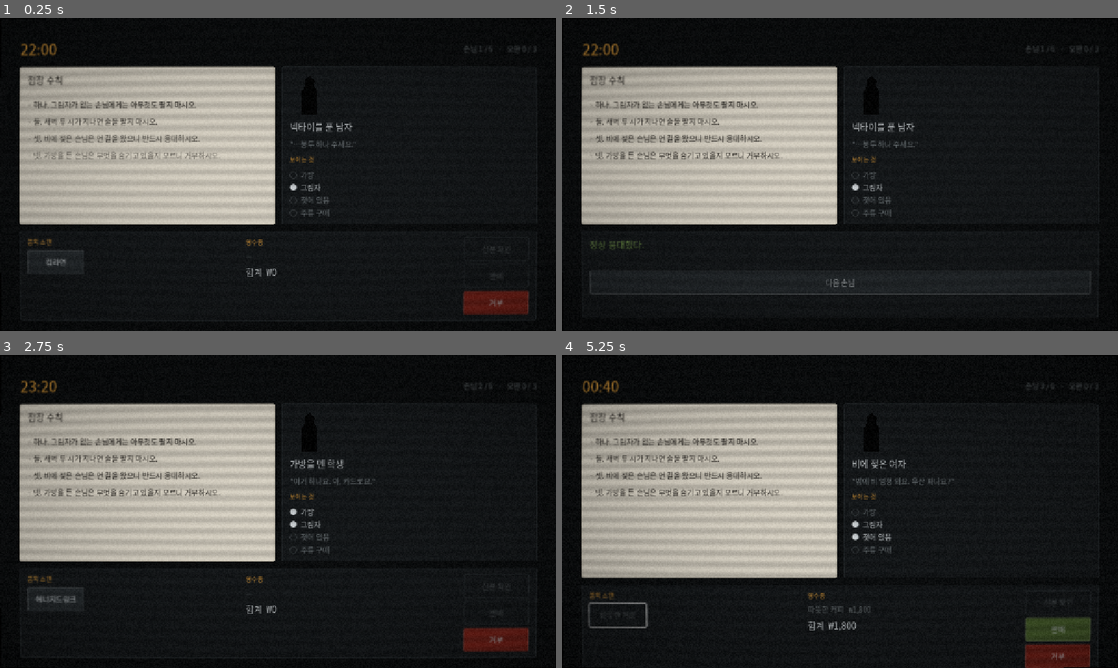
Above: before the commit, frames 1-4 (two rows, left to right).
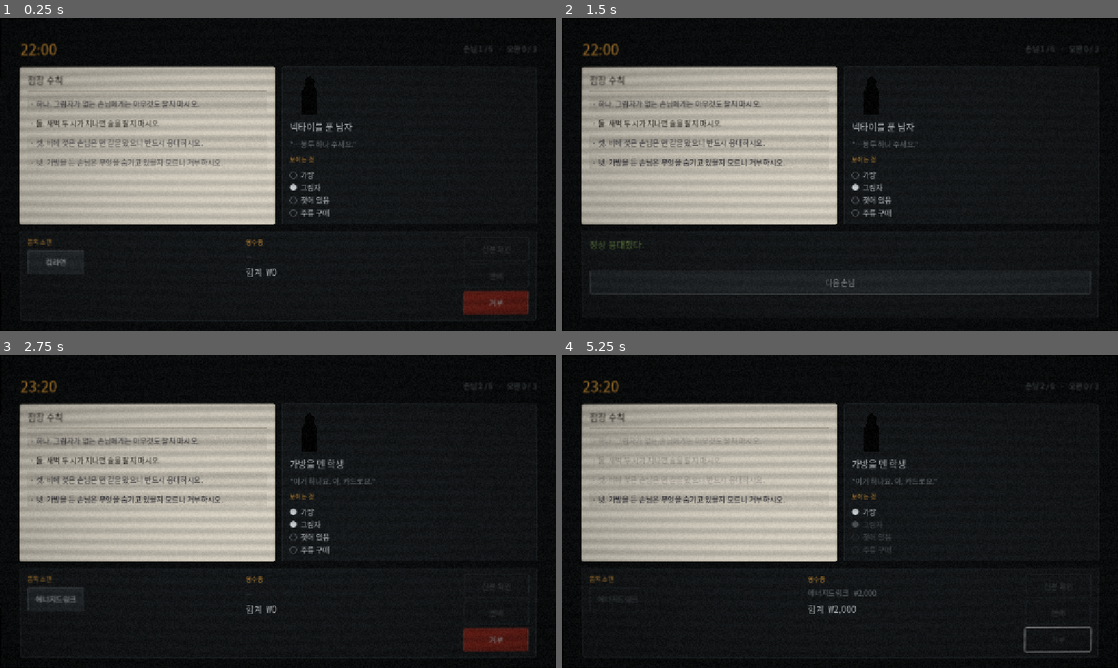
Above: after the commit, the same moments.

Repository: tjgksmf1012/GameProject1
Game: Godot game, scene res://main/night_screen.tscn
Two runs of this game, one before a commit and one after it. Both use one fixed random seed, a clock stepped at 60 frames per second and the inputs below.
Inputs (mouse positions are in pixels of both pictures, inside the frame that each line leads up to):
- Up to frame 1 (0.25 s): no input
- Up to frame 2 (1.5 s): click "컵라면" at 0.5 s; click "판매" at 1.25 s
- Up to frame 3 (2.75 s): click "다음 손님" at 2 s
- Up to frame 4 (5.25 s): click "에너지드링크" at 2.75 s; click "거부" at 3.5 s; click (840, 655) at 4.25 s, where only the run before the commit has a clickable "다음 손님"; click (617, 614) at 5 s, where only the run before the commit has a clickable "따뜻한 커피"

The runs differ from the first frame. In frame 1, 2.2% of the frame differs, in the area x 5-60%, y 23-64%; in frame 2, 2.4%; in frame 3, 2.4%; in frame 4, 7.5%, in the area x 3-96%, y 8-100%.

Commit message:
feat(M2): 종이 셰이더로 거짓 수칙 시각 단서 + 3초 리플레이
solver_audit 이 "F-05 시각 단서는 장식이 아니라 하중 구조물"이라고 판정한 것을 구현했다.

shaders/paper.gdshader — 수칙 한 줄마다 종이가 다르다
  점장이 처음 쓴 줄과 나중에 덧쓴 줄은 종이 색조와 잉크가 미세하게 다르다.
  줄마다 fiber_seed 가 달라 같은 종이가 두 장 나오지 않는다.

Rule.hand — 필체를 진위와 분리
  중간에 잡은 문제: later 필체 = 거짓이 1:1로 대응하면 플레이어가 한 번 학습한 뒤
  종이 색만 보고 전부 푼다. 코어 훅이 추론에서 색깔 맞추기로 전락한다.
  F-05가 경고한 "너무 명확하면 퍼즐이 죽는다"가 정확히 이것이다.

  대응: rule_no_shadow 를 참인데 later 필체로 바꿔 상관을 끊었다.
  점장 필체 참1/거짓0, 남의 필체 참1/거짓2.
  역할 분담 — 필체는 "언제 쓰였나"(용의자 좁히기), 문체는 "변명하는가"(진위 판정).

  불변식 2c 추가: 필체가 진위를 1:1로 결정하면 테스트가 실패한다.
  solver_audit 도 필체/진위 상관을 리포트한다.

F-07 3초 리플레이 — 공정성 불변식 3의 진짜 구현
  JudgeResult 에 missed_rule_ids / decisive_fields 추가.
  오판 시 놓친 줄과 결정적 특성만 남기고 나머지를 흐린다.
  "속았다"를 "알아챌 수 있었는데 놓쳤다"로 바꾸는 장치다.
  짚을 대상이 없는 오판(발동한 수칙 0개)에서는 건너뛴다.

스크린샷이 잡아낸 것
  손님 특성의 유무를 색으로 나타내고 있었다. 그래서 "그림자 없음" 같은 가장 중요한
  단서가 가장 흐리게 그려졌고, 리플레이의 흐림과도 구분되지 않았다.
  → 유무는 표식(●/○)으로만. 색은 강조 전용.

tools/shoot_states.gd 에 --index / --after 추가. 특정 손님까지 정답으로 진행한 뒤
그 지점의 화면을 찍을 수 있다. 함정 리플레이를 실제로 확인했다.

테스트 469개 검사 통과.

Co-Authored-By: Claude Opus 5 <noreply@anthropic.com>
Claude-Session: https://claude.ai/code/session_014F8DT8njh3GETXsoPzJ37U

Diff:
--- a/data/balance.json
+++ b/data/balance.json
@@ -13,6 +13,9 @@
     "shake_wrong": 9.0,
     "shake_duration": 0.32,
     "tension_from_misjudge": 0.6,
-    "tension_from_progress": 0.4
+    "tension_from_progress": 0.4,
+    "replay_seconds": 3.0,
+    "replay_dim": 0.3,
+    "_comment_replay": "F-07 3초 리플레이. 놓친 줄과 특성만 남기고 나머지를 흐린다. 05-prioritization.md 4절이 절대 자르지 말라고 못박은 항목이다."
   }
 }
--- a/data/rules/night_01.json
+++ b/data/rules/night_01.json
@@ -8,18 +8,31 @@
       "text_key": "rule.no_shadow",
       "veracity": "true",
       "conditions": [
-        { "field": "customer.has_shadow", "op": "eq", "value": false }
+        {
+          "field": "customer.has_shadow",
+          "op": "eq",
+          "value": false
+        }
       ],
       "required_verdict": "refuse",
-      "introduced_night": 1
+      "introduced_night": 1,
+      "hand": "later"
     },
     {
       "id": "rule_no_alcohol_after_2am",
       "text_key": "rule.no_alcohol_after_2am",
       "veracity": "true",
       "conditions": [
-        { "field": "time", "op": "after", "value": "02:00" },
-        { "field": "customer.wants_alcohol", "op": "eq", "value": true }
+        {
+          "field": "time",
+          "op": "after",
+          "value": "02:00"
+        },
+        {
+          "field": "customer.wants_alcohol",
+          "op": "eq",
+          "value": true
+        }
       ],
       "required_verdict": "refuse",
       "introduced_night": 1
@@ -30,11 +43,18 @@
       "veracity": "false",
       "tell_key": "tell.always_serve_wet",
       "conditions": [
-        { "field": "customer.is_wet", "op": "eq", "value": true }
+        {
+          "field": "customer.is_wet",
+          "op": "eq",
+          "value": true
+        }
       ],
       "required_verdict": "serve",
       "introduced_night": 1,
-      "conflicts_with": ["rule_no_shadow"]
+      "conflicts_with": [
+        "rule_no_shadow"
+      ],
+      "hand": "later"
     },
     {
       "id": "rule_refuse_bag",
@@ -42,10 +62,16 @@
       "veracity": "false",
       "tell_key": "tell.refuse_bag",
       "conditions": [
-        { "field": "customer.has_bag", "op": "eq", "value": true }
+        {
+          "field": "customer.has_bag",
+          "op": "eq",
+          "value": true
+        }
       ],
       "required_verdict": "refuse",
-      "introduced_night": 1
+      "introduced_night": 1,
+      "hand": "later"
     }
-  ]
+  ],
+  "_comment_hand": "필체는 진위와 별개다. **일부러 상관을 끊어 놨다.** later 필체 3줄 중 하나(rule_no_shadow)는 참이다. 필체가 진위를 1:1로 결정하면 코어 훅이 색깔 맞추기로 전락한다 — F-05가 경고한 그것이다. 역할 분담: 필체는 '언제 쓰였나'(용의자 좁히기), 문체는 '변명하는가'(진위 판정). tests/test_fairness.gd 의 불변식 2c 가 이 상관을 감시한다."
 }
--- a/data/strings_ko.json
+++ b/data/strings_ko.json
@@ -4,8 +4,8 @@
   "rule.no_alcohol_after_2am": "둘. 새벽 두 시가 지나면 술을 팔지 마시오.",
   "rule.always_serve_wet": "셋. 비에 젖은 손님은 먼 길을 왔으니 반드시 응대하시오.",
   "rule.refuse_bag": "넷. 가방을 든 손님은 무엇을 숨기고 있을지 모르니 거부하시오.",
-  "tell.always_serve_wet": "점장은 이유를 대지 않는 사람이다. 하나와 둘은 그냥 시킨다. 그런데 이 줄은 「먼 길을 왔으니」라고 변명한다. 게다가 첫째 수칙과 정면으로 어긋난다 — 젖었으면서 그림자가 없는 손님은 어느 쪽을 따라도 하나는 어긴다.",
-  "tell.refuse_bag": "이 줄도 「숨기고 있을지 모르니」라고 이유를 댄다. 점장의 수칙은 이유를 대지 않는다.",
+  "tell.always_serve_wet": "종이가 다르다 — 이 줄은 나중에 덧쓰였다. 하지만 첫째 줄도 나중에 덧쓰였고 그건 참이다. 종이는 언제 쓰였는지만 말해준다. 진짜 단서는 문체다: 점장은 이유를 대지 않는다. 그런데 이 줄은 「먼 길을 왔으니」라고 변명한다. 게다가 첫째 수칙과 정면으로 어긋난다.",
+  "tell.refuse_bag": "이 줄도 나중에 덧쓰였고, 「숨기고 있을지 모르니」라고 이유를 댄다. 점장의 수칙은 이유를 대지 않는다.",
   "clue.no_rule_applied": "이 손님에게 발동한 참 수칙은 하나도 없었다. 아무 수칙도 막지 않는 손님은 그냥 응대하면 된다.",
   "customer.office_worker": "넥타이를 푼 남자",
   "customer.student_bag": "가방을 멘 학생",
--- a/main/night_screen.gd
+++ b/main/night_screen.gd
@@ -194,7 +194,25 @@
 	await Juice.hitstop(get_tree(),
 		_j("hitstop_correct", 0.05) if result.correct else _j("hitstop_wrong", 0.12))
 	_refresh_header()
+	# 짚을 줄이 없으면(발동한 수칙이 하나도 없는 오판) 리플레이는 아무것도 밝히지 못한다.
+	# 그 경우 결과 문구가 이미 "아무 수칙도 막지 않았다"고 말해준다.
+	if not result.correct and result.missed_rule_ids.size() > 0:
+		await _replay_missed_clues(result)
 	_show_result_instead_of_pos(result)
+
+
+## 3초 리플레이 (F-07, 공정성 불변식 3).
+##
+## "속았다"를 "알아챌 수 있었는데 놓쳤다"로 바꾸는 장치다. 놓친 줄과 특성만 남기고
+## 나머지를 흐려서, 플레이어가 **자기가 무엇을 안 봤는지**를 직접 보게 한다.
+## 05-prioritization.md 4절이 절대 자르지 말라고 못박은 항목이다.
+func _replay_missed_clues(result: JudgeResult) -> void:
+	var dim := _j("replay_dim", 0.3)
+	_clipboard.highlight(result.missed_rule_ids)
+	_customer_view.highlight_fields(result.decisive_fields, dim)
+	await get_tree().create_timer(_j("replay_seconds", 3.0)).timeout
+	_clipboard.clear_highlight()
+	_customer_view.clear_highlight()
 
 
 ## 결과는 POS 자리에 뜬다. 클립보드와 손님은 계속 보여야 한다 —
--- /dev/null
+++ b/shaders/paper.gdshader
@@ -0,0 +1,32 @@
+shader_type canvas_item;
+
+// 수칙 한 줄이 적힌 종이. **거짓 수칙의 시각 단서가 여기서 나온다** (04-functional-spec F-05).
+//
+// `tools/solver_audit.gd`가 판정한 대로, 논리적 모순만으로는 "둘 중 하나가 거짓"까지만 알 수 있다.
+// 어느 쪽인지는 이 셰이더가 말해준다. 장식이 아니라 하중 구조물이다.
+//
+// 너무 명확하면 퍼즐이 죽고, 너무 미묘하면 불공정해진다. 스크린샷으로 조정한다.
+
+uniform float paper_tone : hint_range(0.85, 1.15) = 1.0;
+uniform float ink_bleed : hint_range(0.0, 1.0) = 0.0;
+uniform float fiber_strength : hint_range(0.0, 0.4) = 0.10;
+uniform float fiber_seed = 0.0;
+
+float hash(vec2 p) {
+	return fract(sin(dot(p, vec2(41.7, 289.1))) * 24634.6345);
+}
+
+void fragment() {
+	// COLOR에는 스타일박스가 칠한 색이 이미 들어 있다. 거기서부터 종이를 만든다.
+	vec3 col = COLOR.rgb * paper_tone;
+
+	// 종이 섬유. 줄마다 seed가 달라 같은 종이가 두 장 나오지 않는다.
+	vec2 grid = floor(UV * vec2(320.0, 90.0));
+	float fiber = hash(grid + vec2(fiber_seed, fiber_seed * 0.61));
+	col -= (fiber - 0.5) * fiber_strength * 0.12;
+
+	// 나중에 덧쓴 줄은 잉크가 번져 종이가 미세하게 얼룩진다.
+	col -= ink_bleed * 0.05 * hash(grid * 0.37 + vec2(fiber_seed * 2.1, 0.0));
+
+	COLOR = vec4(col, COLOR.a);
+}
--- a/systems/rules/judge_result.gd
+++ b/systems/rules/judge_result.gd
@@ -20,6 +20,11 @@
 ## 결과 쪽에 따로 기록해야 두 번째 함정에 유예 문구가 잘못 뜨지 않는다.
 var graced: bool = false
 
+## 3초 리플레이(F-07)가 화면에서 짚어줄 대상.
+## 문자열 키만으로는 "어느 줄을 밝힐지"를 알 수 없다.
+var missed_rule_ids: PackedStringArray = []
+var decisive_fields: PackedStringArray = []
+
 
 func expected_ids() -> PackedStringArray:
 	var out := PackedStringArray()
--- a/systems/rules/rule.gd
+++ b/systems/rules/rule.gd
@@ -15,6 +15,12 @@
 
 const NO_DECAY := -1
 
+## 누가 썼는가. `veracity`와 **별개의 개념**이다.
+## 지금은 거짓 수칙이 전부 `later`지만, 나중 밤에는 참 수칙을 남의 필체로 써서
+## 플레이어의 학습을 배신할 수 있어야 한다. 그래서 진위와 분리해 둔다.
+const HAND_MANAGER := "manager"
+const HAND_LATER := "later"
+
 var id: String = ""
 var text_key: String = ""
 var veracity: String = VERACITY_TRUE
@@ -24,6 +30,7 @@
 var decays_at_night: int = NO_DECAY
 var conflicts_with: PackedStringArray = []
 var tell_key: String = ""
+var hand: String = HAND_MANAGER
 
 
 static func from_dict(d: Dictionary) -> Rule:
@@ -35,6 +42,7 @@
 	r.introduced_night = int(d.get("introduced_night", 1))
 	r.decays_at_night = int(d.get("decays_at_night", NO_DECAY))
 	r.tell_key = str(d.get("tell_key", ""))
+	r.hand = str(d.get("hand", HAND_MANAGER))
 	r.conflicts_with = Customer._to_string_array(d.get("conflicts_with", []))
 	for raw in (d.get("conditions", []) as Array):
 		r.conditions.append(Condition.from_dict(raw as Dictionary))
@@ -64,6 +72,11 @@
 	return true
 
 
+## 점장이 아닌 누군가가 덧쓴 줄인가. 종이와 잉크가 다르다 (F-05).
+func is_foreign_hand() -> bool:
+	return hand != HAND_MANAGER
+
+
 func verdict() -> Verdict:
 	return Verdict.from_id(required_verdict)
 
--- a/systems/rules/rule_engine.gd
+++ b/systems/rules/rule_engine.gd
@@ -86,6 +86,7 @@
 	if not result.correct:
 		result.trap_triggered = _followed_a_lie(result.lies_in_play, player_verdict)
 		result.missed_clue_keys = _clues_for_failure(result)
+		_mark_replay_targets(result)
 	return result
 
 
@@ -95,6 +96,25 @@
 		if lie.verdict().equals(player_verdict):
 			return true
 	return false
+
+
+## 3초 리플레이가 밝힐 줄과 특성을 고른다 (F-07).
+## 함정에 걸렸으면 나를 속인 거짓 수칙을, 아니면 내가 어긴 참 수칙을 짚는다.
+static func _mark_replay_targets(result: JudgeResult) -> void:
+	var rules: Array[Rule] = []
+	if result.trap_triggered:
+		for lie in result.lies_in_play:
+			if lie.verdict().equals(result.player_verdict):
+				rules.append(lie)
+	for r in result.applied_true_rules:
+		if not r.verdict().equals(result.player_verdict):
+			rules.append(r)
+	for rule in rules:
+		if not result.missed_rule_ids.has(rule.id):
+			result.missed_rule_ids.append(rule.id)
+		for field in rule.referenced_fields():
+			if not result.decisive_fields.has(field):
+				result.decisive_fields.append(field)
 
 
 ## 공정성 불변식 3: 실패했다면 무엇을 놓쳤는지 항상 말해줄 수 있어야 한다.
--- a/tests/test_fairness.gd
+++ b/tests/test_fairness.gd
@@ -32,6 +32,7 @@
 	_invariant_1_all_clues_observable(r)
 	_invariant_2_lies_leave_a_tell(r)
 	_invariant_2b_a_lie_is_detectable_before_failing(r)
+	_invariant_2c_hand_must_not_solve_it(r)
 	_invariant_3_failure_always_explains(r)
 	_invariant_4_judgement_is_deterministic(r)
 	_strings_are_externalized(r)
@@ -58,20 +59,50 @@
 			"불변식2: 거짓 수칙 %s에 반증 단서(tell_key)가 없다" % rule.id)
 
 
-## 불변식 2를 강화한 것 — 거짓 수칙 중 **최소 하나는 클립보드만 보고 모순을 감지할 수 있어야** 한다.
+## 불변식 2를 강화한 것 — **모든 거짓 수칙은 실패하기 전에 알아낼 수 있어야 한다.**
 ##
-## `tell_key` 문자열이 존재한다는 것과, 실패하기 전에 알아낼 수 있다는 것은 다른 이야기다.
-## F-05의 시각 단서(필체·종이)는 M2에 들어오므로, 그 전까지 모순이 유일한 사전 탐지 경로다.
-## 모순이 하나도 없으면 M0·M1의 코어 훅은 순수한 도박이 된다.
+## `tell_key` 문자열이 존재한다는 것과 실패 전에 알아낼 수 있다는 것은 다른 이야기다.
+## 사전 탐지 경로는 두 개뿐이다:
+##   (a) 다른 수칙과의 논리적 모순 — 클립보드만 보고 감지된다
+##   (b) 남의 필체 — 종이 색조와 잉크가 다르다 (F-05, paper.gdshader)
+## 둘 다 없는 거짓 수칙은 "속았다"가 되고, 그 순간 이 게임은 불공정해진다.
 func _invariant_2b_a_lie_is_detectable_before_failing(r: RefCounted) -> void:
-	var detectable := 0
+	var by_contradiction := 0
 	for lie in _rules:
 		if not lie.is_lie_at(1):
 			continue
-		if _conflicting_rule_ids(lie).size() > 0:
-			detectable += 1
-	r.check(detectable > 0,
-		"불변식2b: 모순으로 사전 탐지 가능한 거짓 수칙이 하나도 없다 — 코어 훅이 도박이 된다")
+		var conflicts := _conflicting_rule_ids(lie)
+		if conflicts.size() > 0:
+			by_contradiction += 1
+		r.check(conflicts.size() > 0 or lie.is_foreign_hand(),
+			"불변식2b: 거짓 수칙 %s는 실패하기 전에 알아낼 방법이 없다 (모순도 필체 차이도 없음)"
+				% lie.id)
+	# 모순이 하나도 없으면 시각 단서에만 의존하게 된다. 그건 너무 얇다.
+	r.check(by_contradiction > 0,
+		"불변식2b: 모순으로 감지되는 거짓 수칙이 하나는 있어야 한다 — 시각 단서 하나에만 걸면 위험하다")
+
+
+## 불변식 2c — **필체가 진위를 1:1로 결정하면 안 된다.**
+##
+## 남의 필체가 곧 거짓이면, 플레이어는 한 번 학습한 뒤 종이 색만 보고 전부 푼다.
+## 코어 훅이 추론에서 색깔 맞추기로 전락한다 (F-05가 경고한 "너무 명확하면 퍼즐이 죽는다").
+##
+## 역할 분담을 강제한다: 필체는 **용의자를 좁히고**, 진위는 다른 단서가 정한다.
+func _invariant_2c_hand_must_not_solve_it(r: RefCounted) -> void:
+	var foreign_truths := 0
+	var foreign_lies := 0
+	for rule in _rules:
+		if not rule.is_foreign_hand():
+			continue
+		if rule.is_lie_at(1):
+			foreign_lies += 1
+		else:
+			foreign_truths += 1
+	if foreign_lies == 0:
+		return  # 남의 필체로 쓴 거짓이 없으면 이 위험 자체가 없다
+	r.check(foreign_truths > 0,
+		"불변식2c: 남의 필체가 전부 거짓이다 — 종이 색만 보면 다 풀린다. "
+			+ "참인데 나중에 덧쓴 수칙이 최소 하나는 있어야 한다")
 
 
 ## 같은 상황에서 서로 다른 판정을 요구하는 수칙들.
--- a/tests/test_rule_engine.gd
+++ b/tests/test_rule_engine.gd
@@ -25,6 +25,7 @@
 	_test_trap_detection(r)
 	_test_lie_can_be_accidentally_right(r)
 	_test_decaying(r)
+	_test_replay_targets(r)
 
 
 func _ctx(customer_id: String, hhmm: String, night: int = 1) -> JudgeContext:
@@ -109,3 +110,22 @@
 	r.check(not decaying.is_lie_at(4), "전환 전에는 참이다")
 	r.check(decaying.is_lie_at(5), "지정된 밤부터 거짓으로 바뀐다")
 	r.check(decaying.is_lie_at(6), "전환 이후로는 계속 거짓이다")
+
+
+## 3초 리플레이(F-07)가 짚을 대상. 비어 있으면 화면이 아무것도 밝히지 못한다.
+func _test_replay_targets(r: RefCounted) -> void:
+	# 함정: 거짓 수칙을 따라 판매 → 그 거짓 수칙과 그것이 참조한 특성을 짚어야 한다
+	var trapped := _engine.evaluate(_ctx(CUST_WET_NO_SHADOW, "23:00"), Verdict.serve())
+	r.check(trapped.missed_rule_ids.has("rule_always_serve_wet"),
+		"나를 속인 거짓 수칙을 짚는다")
+	r.check(trapped.decisive_fields.has("customer.is_wet"),
+		"그 수칙이 참조한 특성을 짚는다")
+
+	# 함정이 아닌 오판: 내가 어긴 참 수칙을 짚어야 한다
+	var missed := _engine.evaluate(_ctx(CUST_NO_SHADOW, "23:00"), Verdict.serve())
+	r.check(missed.missed_rule_ids.has("rule_no_shadow"), "내가 어긴 참 수칙을 짚는다")
+	r.check(missed.decisive_fields.has("customer.has_shadow"), "그 수칙의 특성을 짚는다")
+
+	# 정답일 때는 짚을 게 없다
+	var ok := _engine.evaluate(_ctx(CUST_NO_SHADOW, "23:00"), Verdict.refuse())
+	r.equals(ok.missed_rule_ids.size(), 0, "정답이면 짚을 줄이 없다")
--- a/tools/shoot_states.gd
+++ b/tools/shoot_states.gd
@@ -7,21 +7,28 @@
 ## 통합 경로(POS → NightScreen → ResultPanel)를 그대로 태우므로 연결이 끊기면 여기서 드러난다.
 
 const POS_SCRIPT := "res://ui/pos/pos_terminal.gd"
+const RESULT_SCRIPT := "res://ui/result_panel.gd"
 const SCENE := "res://main/night_screen.tscn"
 
 const SETTLE_FRAMES := 30
 const AFTER_FRAMES := 45
+
+var _after_frames: int = AFTER_FRAMES
 
 var _frames: int = 0
 var _fired: bool = false
 var _done: bool = false
 var _out_path: String = "user://state.png"
 var _verdict: String = Verdict.REFUSE
+var _target_index: int = 0
+var _advanced: int = 0
 
 
 func _initialize() -> void:
 	_out_path = _arg("--out=", _out_path)
 	_verdict = _arg("--verdict=", _verdict)
+	_after_frames = int(_arg("--after=", str(AFTER_FRAMES)))
+	_target_index = int(_arg("--index=", "0"))
 	var packed: PackedScene = load(SCENE)
 	root.add_child(packed.instantiate())
 
@@ -33,21 +40,36 @@
 	if not _fired and _frames >= SETTLE_FRAMES:
 		_fire()
 		return false
-	if _fired and _frames >= SETTLE_FRAMES + AFTER_FRAMES:
+	if _fired and _frames >= SETTLE_FRAMES + _after_frames:
 		_capture()
 		_done = true
 	return false
 
 
+## 목표 손님까지 정답으로 진행한 뒤, 거기서 지정한 판정을 쏜다.
 func _fire() -> void:
 	var pos := _find_by_script(root, POS_SCRIPT)
-	if pos == null:
-		push_error("POS 단말을 찾을 수 없다 — 화면 구성이 바뀌었다")
+	var result_panel := _find_by_script(root, RESULT_SCRIPT)
+	if pos == null or result_panel == null:
+		push_error("화면 구성이 바뀌었다 — POS 또는 결과 패널을 찾을 수 없다")
 		_done = true
 		return
+	while _advanced < _target_index:
+		pos.verdict_chosen.emit(_correct_verdict())
+		result_panel.continued.emit()
+		_advanced += 1
 	pos.verdict_chosen.emit(_verdict)
 	_fired = true
-	print("판정 발사: ", _verdict)
+	print("손님 %d 에서 판정 발사: %s" % [_target_index, _verdict])
+
+
+## 지금 손님의 정답. 목표까지 가는 동안은 틀리지 않아야 밤이 안 끝난다.
+func _correct_verdict() -> String:
+	var engine := RuleEngine.new(GameData.load_rules())
+	var customers := GameData.load_customers()
+	var per := int(GameData.load_balance().get("minutes_per_customer", 80))
+	var ctx := JudgeContext.new(1, _advanced * per, customers[_advanced])
+	return engine.required_verdicts(ctx)[0].id()
 
 
 func _capture() -> void:
--- a/tools/solver_audit.gd
+++ b/tools/solver_audit.gd
@@ -26,6 +26,7 @@
 	_build_contexts()
 	_report_conflicts()
 	_report_lie_detectability()
+	_report_hand_correlation()
 	_report_solver("클립보드를 전부 믿는 플레이어", _naive_verdict)
 	_report_solver("모순된 수칙을 전부 버리는 플레이어", _skeptical_verdict)
 	_report_exhaustive()
@@ -78,14 +79,42 @@
 			continue
 		var partners := _conflicting_partners(rule)
 		if partners.is_empty():
-			print("  ⚠ %s — 모순 없음. **시각 단서(F-05)로만 탐지 가능**" % rule.id)
-			print("      M0는 텍스트뿐이라 시각 단서가 없다 → 이 수칙은 M0에서 사전 탐지 불가")
+			if rule.is_foreign_hand():
+				print("  ✓ %s — 모순은 없지만 필체가 다르다 (%s) → 종이와 잉크로 탐지 가능"
+					% [rule.id, rule.hand])
+			else:
+				print("  ✗ %s — 모순도 없고 필체도 점장이다. **실패하기 전에 알아낼 방법이 없다**"
+					% rule.id)
 		else:
 			var ids := PackedStringArray()
 			for p in partners:
 				ids.append(p.id)
-			print("  ✓ %s — %s 와(과) 모순 → 클립보드만 보고 이상을 감지할 수 있다"
-				% [rule.id, ", ".join(ids)])
+			var hand_note := " · 필체도 다르다(%s)" % rule.hand if rule.is_foreign_hand() else ""
+			print("  ✓ %s — %s 와(과) 모순 → 클립보드만 보고 이상을 감지할 수 있다%s"
+				% [rule.id, ", ".join(ids), hand_note])
+
+
+## 필체만 보고 진위를 맞출 수 있는가. 맞출 수 있으면 퍼즐이 죽은 것이다.
+func _report_hand_correlation() -> void:
+	print("\n%s\n필체와 진위의 상관\n%s" % [SEPARATOR, SEPARATOR])
+	var foreign_true := 0
+	var foreign_false := 0
+	var own_true := 0
+	var own_false := 0
+	for rule in _rules:
+		var lying := rule.is_lie_at(1)
+		if rule.is_foreign_hand():
+			if lying: foreign_false += 1
+			else: foreign_true += 1
+		else:
+			if lying: own_false += 1
+			else: own_true += 1
+	print("  점장 필체 — 참 %d / 거짓 %d" % [own_true, own_false])
+	print("  남의 필체 — 참 %d / 거짓 %d" % [foreign_true, foreign_false])
+	if foreign_false > 0 and foreign_true == 0:
+		print("  ✗ 남의 필체가 전부 거짓이다. 종이 색만 보면 다 풀린다")
+	else:
+		print("  ✓ 필체만으로는 진위를 결정할 수 없다 — 용의자를 좁힐 뿐이다")
 
 
 ## 클립보드를 전부 참으로 믿고, 모순이 나면 위에 적힌 수칙을 따른다.
--- a/ui/clipboard/clipboard_panel.gd
+++ b/ui/clipboard/clipboard_panel.gd
@@ -2,22 +2,34 @@
 
 ## 점장이 남긴 수칙. 화면에서 유일하게 따뜻한 것 — 차가운 형광등 아래 종이 한 장.
 ##
-## 거짓 수칙의 시각 차이(필체·잉크·종이 색조)는 F-05의 M2 항목이다.
-## M1은 텍스트 규약으로 버틴다: 참 수칙은 명령만 하고, 거짓 수칙은 이유를 댄다.
+## **수칙마다 종이가 다르다.** 점장이 처음에 쓴 줄과 나중에 누군가 덧쓴 줄은
+## 종이 색조와 잉크가 미세하게 다르다 (F-05, `shaders/paper.gdshader`).
+##
+## `tools/solver_audit.gd`가 확인한 대로 논리적 모순은 "둘 중 하나가 거짓"까지만 알려준다.
+## **어느 쪽인지는 이 시각 단서가 말해준다.** 없으면 코어 훅은 도박이 된다.
 
 const Palette := preload("res://ui/theme_factory.gd")
 const Juice := preload("res://ui/juice.gd")
+const PAPER_SHADER := preload("res://shaders/paper.gdshader")
 
-const RULE_SEPARATION := 14
+const RULE_SEPARATION := 10
 const RISE_DURATION := 0.34
 const STAGGER := 0.05
 const MIN_LIST_HEIGHT := 120
+
+# 점장의 종이 vs 나중에 덧쓴 종이. 훑으면 모르고 들여다보면 보이는 정도를 노린다.
+const TONE_MANAGER := 1.0
+const TONE_LATER := 0.962
+const BLEED_MANAGER := 0.0
+const BLEED_LATER := 0.75
+const DIM_ALPHA := 0.32
 
 signal rule_added
 
 var _list: VBoxContainer = null
 var _strings: Dictionary = {}
 var _shown_ids: PackedStringArray = []
+var _rows: Dictionary = {}
 
 
 func _init() -> void:
@@ -72,9 +84,54 @@
 		if _shown_ids.has(rule.id):
 			continue
 		_shown_ids.append(rule.id)
-		var label := Palette.make_label("· " + _t(rule.text_key), Palette.SIZE_BODY, Palette.PAPER_TEXT)
-		_list.add_child(label)
-		Juice.fade_in(label, RISE_DURATION, added * STAGGER)
+		var row := _make_row(rule, _shown_ids.size() - 1)
+		_list.add_child(row)
+		_rows[rule.id] = row
+		Juice.fade_in(row, RISE_DURATION, added * STAGGER)
 		added += 1
 	if added > 0:
 		rule_added.emit()
+
+
+func _make_row(rule: Rule, index: int) -> PanelContainer:
+	var foreign := rule.is_foreign_hand()
+	var row := PanelContainer.new()
+	row.add_theme_stylebox_override("panel", _row_style())
+	row.material = _paper_material(foreign, index)
+	row.add_child(Palette.make_label(
+		"· " + _t(rule.text_key),
+		Palette.SIZE_BODY,
+		Palette.INK_LATER if foreign else Palette.INK_MANAGER))
+	return row
+
+
+static func _row_style() -> StyleBoxFlat:
+	var box := StyleBoxFlat.new()
+	box.bg_color = Palette.PAPER
+	box.content_margin_left = 6
+	box.content_margin_right = 6
+	box.content_margin_top = 5
+	box.content_margin_bottom = 5
+	return box
+
+
+func _paper_material(foreign: bool, index: int) -> ShaderMaterial:
+	var material := ShaderMaterial.new()
+	material.shader = PAPER_SHADER
+	material.set_shader_parameter("paper_tone", TONE_LATER if foreign else TONE_MANAGER)
+	material.set_shader_parameter("ink_bleed", BLEED_LATER if foreign else BLEED_MANAGER)
+	# 줄마다 섬유가 달라야 종이 두 장이 똑같아 보이지 않는다.
+	material.set_shader_parameter("fiber_seed", float(index) * 37.0 + 11.0)
+	return material
+
+
+## 특정 수칙만 남기고 나머지를 흐린다. 3초 리플레이(F-07)에서 놓친 줄을 짚어줄 때 쓴다.
+func highlight(rule_ids: PackedStringArray) -> void:
+	for id in _rows:
+		var row: PanelContainer = _rows[id]
+		row.modulate = Color.WHITE if rule_ids.has(id) else Color(1.0, 1.0, 1.0, DIM_ALPHA)
+
+
+func clear_highlight() -> void:
+	for id in _rows:
+		(_rows[id] as PanelContainer).modulate = Color.WHITE
--- a/ui/customer_view.gd
+++ b/ui/customer_view.gd
@@ -17,6 +17,7 @@
 var _dialogue: Label = null
 var _traits: VBoxContainer = null
 var _body: VBoxContainer = null
+var _trait_rows: Dictionary = {}
 
 
 func _init() -> void:
@@ -85,9 +86,25 @@
 func _fill_traits(customer: Customer) -> void:
 	for child in _traits.get_children():
 		child.queue_free()
+	_trait_rows.clear()
 	for name in customer.trait_names():
-		var present := bool(customer.get_trait(name))
-		var mark := "●" if present else "○"
-		var color := Palette.TEXT if present else Palette.TEXT_DIM
-		_traits.add_child(Palette.make_label(
-			"%s  %s" % [mark, _t("trait." + name)], Palette.SIZE_BODY, color))
+		# 있고 없음은 표식(●/○)만으로 나타낸다. **색으로 나타내면 안 된다.**
+		# 없는 특성을 흐리게 그리면 "그림자 없음" 같은 가장 중요한 단서가 가장 안 보이게 되고,
+		# 3초 리플레이의 흐림과도 충돌해 무엇이 강조된 건지 구분이 안 된다.
+		var mark := "●" if bool(customer.get_trait(name)) else "○"
+		var row := Palette.make_label(
+			"%s  %s" % [mark, _t("trait." + name)], Palette.SIZE_BODY, Palette.TEXT)
+		_traits.add_child(row)
+		_trait_rows[JudgeContext.CUSTOMER_PREFIX + name] = row
+
+
+## 3초 리플레이(F-07)에서 결정적이었던 특성만 남기고 나머지를 흐린다.
+func highlight_fields(fields: PackedStringArray, dim: float) -> void:
+	for path in _trait_rows:
+		var row: Label = _trait_rows[path]
+		row.modulate = Color.WHITE if fields.has(path) else Color(1.0, 1.0, 1.0, dim)
+
+
+func clear_highlight() -> void:
+	for path in _trait_rows:
+		(_trait_rows[path] as Label).modulate = Color.WHITE
--- a/ui/theme_factory.gd
+++ b/ui/theme_factory.gd
@@ -12,6 +12,11 @@
 const PAPER := Color("d8d2c4")
 const PAPER_TEXT := Color("23201c")
 const PAPER_EDGE := Color("b3ac9c")
+
+# 잉크 두 종. 점장의 펜과, 나중에 누군가 덧쓴 펜.
+# 차이가 크면 퍼즐이 죽고 작으면 불공정해진다 — 스크린샷으로 조정할 것 (F-05).
+const INK_MANAGER := Color("23201c")
+const INK_LATER := Color("2b2a33")
 const ACCENT := Color("e8a33d")
 const DANGER := Color("c0392b")
 const OK := Color("7fa650")
Not shown, added: shaders/paper.gdshader.uid
